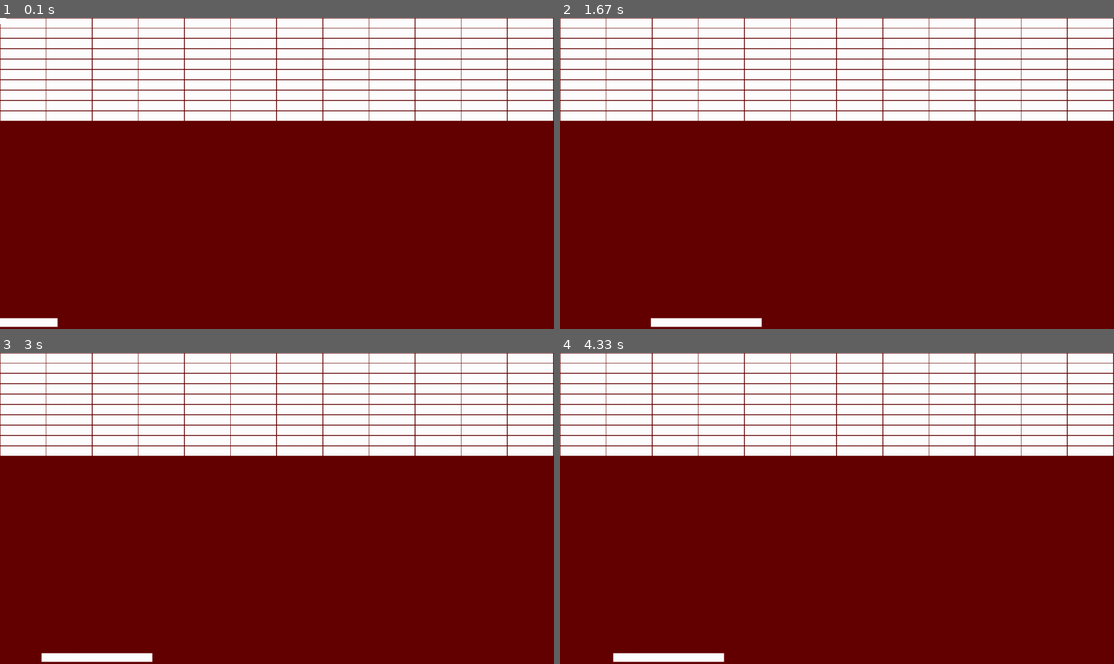
Above: before the commit, frames 1-4 (two rows, left to right).
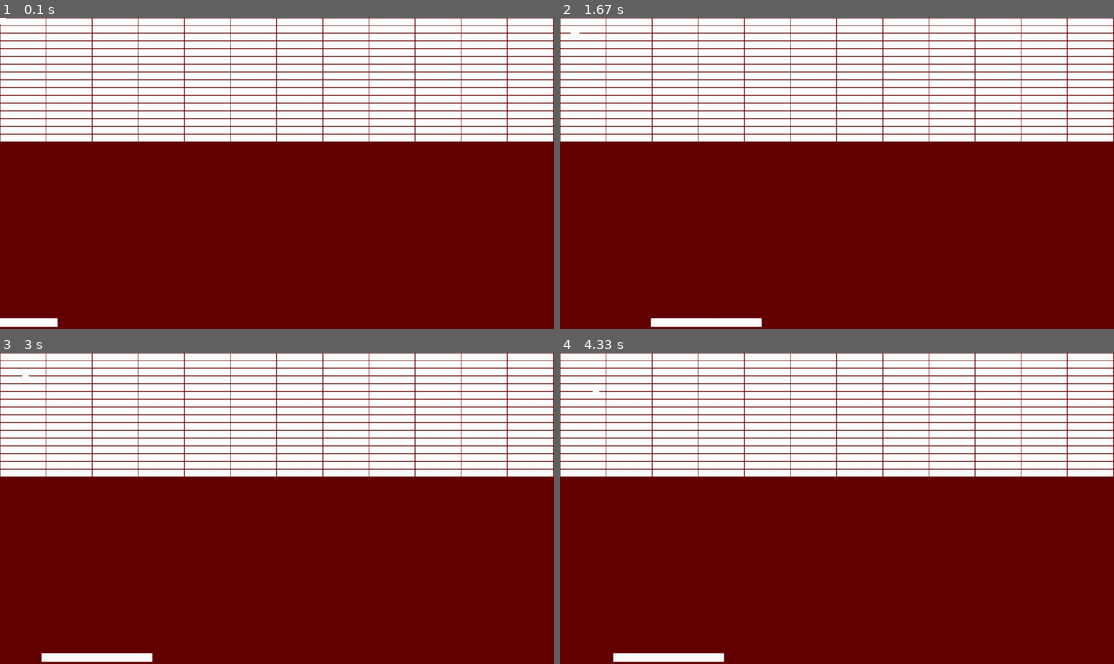
Above: after the commit, the same moments.

Repository: niftytyro/xball-pygame
Game: pygame game, started from main.py
Same seed, same stepped clock (60 frames per second), same inputs: the game is played once before the commit and once after it.
Inputs (mouse positions are in pixels of both pictures, inside the frame that each line leads up to):
- Up to frame 1 (0.1 s): no input
- Up to frame 2 (1.67 s): click (837, 173) at 0.38 s; click (892, 241) at 0.72 s; click (1041, 282) at 1.05 s; click (704, 111) at 1.38 s
- Up to frame 3 (3 s): click (277, 545) at 1.72 s; click (199, 443) at 2.05 s; click (470, 589) at 2.38 s; click (94, 539) at 2.72 s
- Up to frame 4 (4.33 s): click (676, 449) at 3.05 s; click (704, 561) at 3.38 s; click (1036, 580) at 3.72 s; click (670, 623) at 4.05 s

The runs differ from the first frame. In frame 1, 13% of the frame differs, in the area x 0-100%, y 2-40%; in frame 2, 13%; in frame 3, 13%; in frame 4, 13%.

Commit message:
refactoring

Diff:
--- a/brick.py
+++ b/brick.py
@@ -4,12 +4,20 @@
 class Brick:
 
     color = (255, 255, 255)
+    number_of_rows = 16
+    number_of_cols = 12
 
     def __init__(self, pos, screen):
         self.screen = screen
-        self.x, self.y = pos
-        self.width = (screen.get_width() - 13) / 12
-        self.height = (screen.get_height() / 2.5 - 13) / 12
+        col, row = pos
+        self.width = (
+            screen.get_width() - self.number_of_cols - 1
+        ) / self.number_of_cols
+        self.height = (
+            (screen.get_height() / 2.5) - self.number_of_rows - 1
+        ) / self.number_of_rows
+        self.x = col * self.width + (col + 1)
+        self.y = row * self.height + (row + 1)
 
     def draw(self):
         draw.rect(
--- a/main.py
+++ b/main.py
@@ -17,14 +17,11 @@
 bar = Bar(screen)
 bricks = [
     Brick(
-        (
-            col * (screen_w - 13) / 12 + ((col + 1)),
-            row * ((screen_h / 2.5) - 13) / 12 + ((row + 1)),
-        ),
+        (col, row),
         screen,
     )
-    for row in range(10)
-    for col in range(12)
+    for row in range(Brick.number_of_rows)
+    for col in range(Brick.number_of_cols)
 ]
 
 while running:
